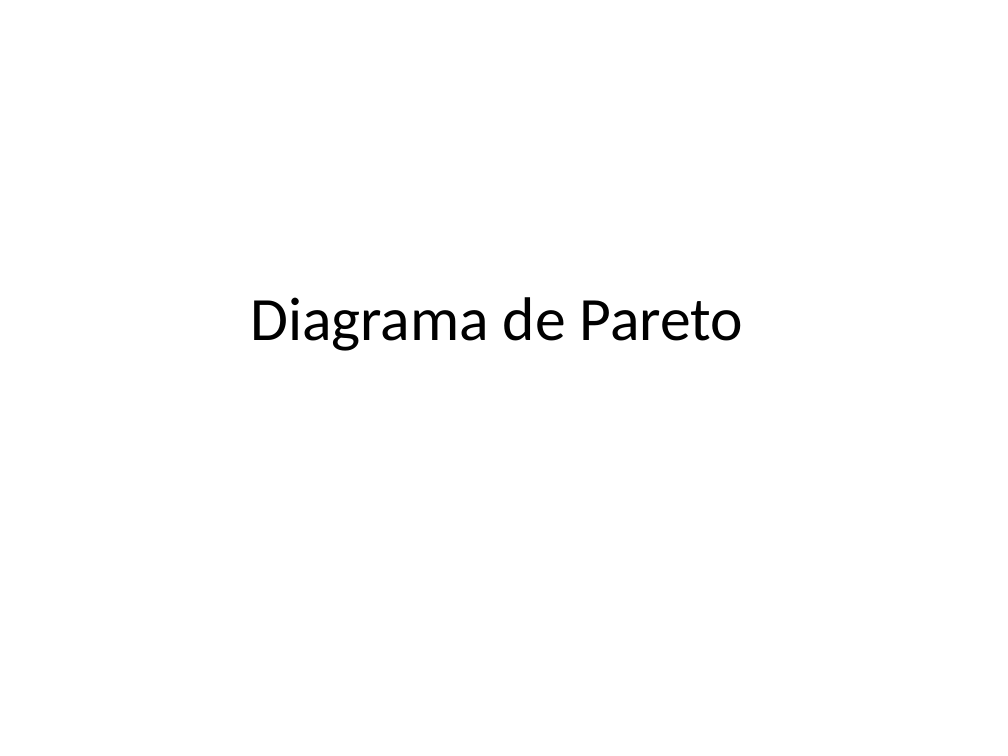
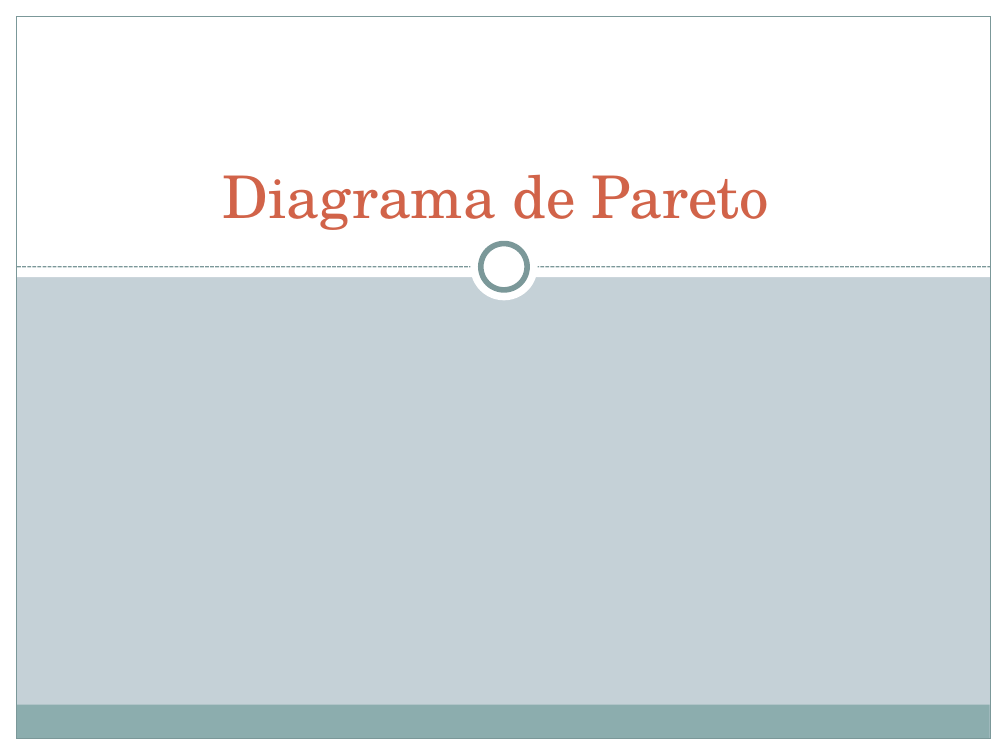
Before and after one commit to JulianAguilar/Equipo6AdminProy, a slide deck: slide 1 of tarea/Diagrama de Pareto.pptx. Drawn at 1008x756 pixels with LibreOffice and Linux fonts; fonts in the diff are those of the drawing. Boxes give left, top, right and bottom in pixels: in the first picture for what was removed or moved away, otherwise in the second. Text is boxed around its words. In the diff, an @@ line names an element or a change of style, - is before the commit and + after.

Commit message:
Presentacion Diagramas de Pareto

```diff
--- a/tarea/Diagrama de Pareto.pptx
+++ b/tarea/Diagrama de Pareto.pptx
@@ background #FFFFFF to #C5D1D7 @@
@@ rectangle added at bbox=[0, 0, 17, 756], fill #FFFFFF @@
@@ rectangle added at bbox=[0, 0, 1008, 277], fill #FFFFFF @@
@@ rectangle added at bbox=[17, 17, 991, 739], outline #7C999A 0.75 pt @@
@@ rectangle added at bbox=[991, 0, 1008, 756], fill #FFFFFF @@
@@ title "Diagrama de Pareto": place and size @@
-title "Diagrama de Pareto" at bbox=[250, 297, 744, 351]
+title "Diagrama de Pareto" at bbox=[222, 174, 769, 230]
@@ title "Diagrama de Pareto" at bbox=[222, 174, 769, 230]: size 44 to 42 pt, font Calibri to TeX Gyre Schola, text colour #000000 to #D16349; vertical alignment middle to bottom @@
@@ ellipse added at bbox=[471, 233, 538, 300], fill #FFFFFF @@
@@ line added from (17, 267) to (991, 267), #7C999A 0.9 pt dashed @@
@@ ellipse added at bbox=[481, 244, 527, 290], fill #FFFFFF, outline #7C999A 4 pt @@
@@ rectangle added at bbox=[16, 705, 990, 739], fill #8CADAE @@
@@ rectangle added at bbox=[0, 739, 1008, 756], fill #FFFFFF @@
```
Also in this commit, not shown: 3 other slides changed, 2 slides added, 2 slides removed.
